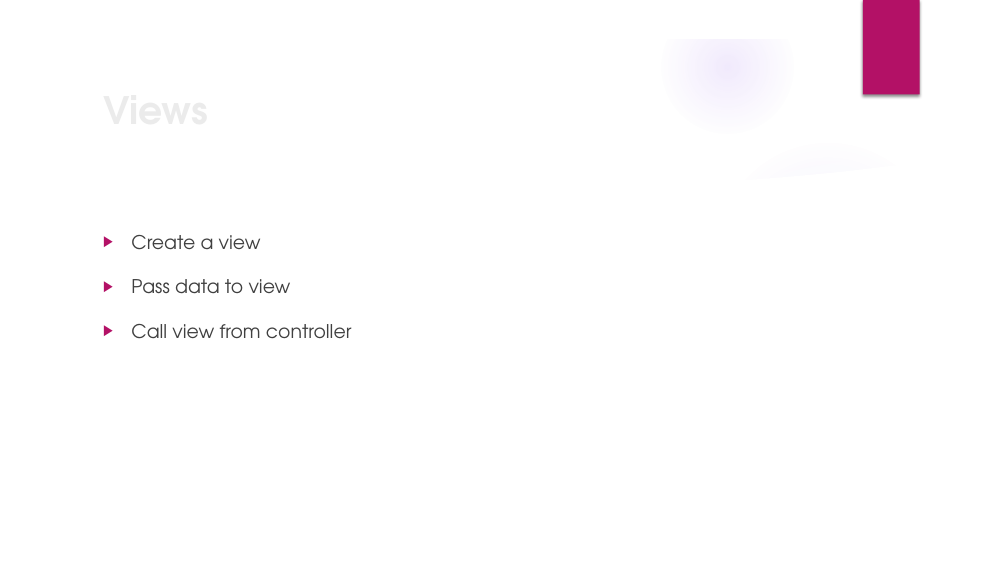
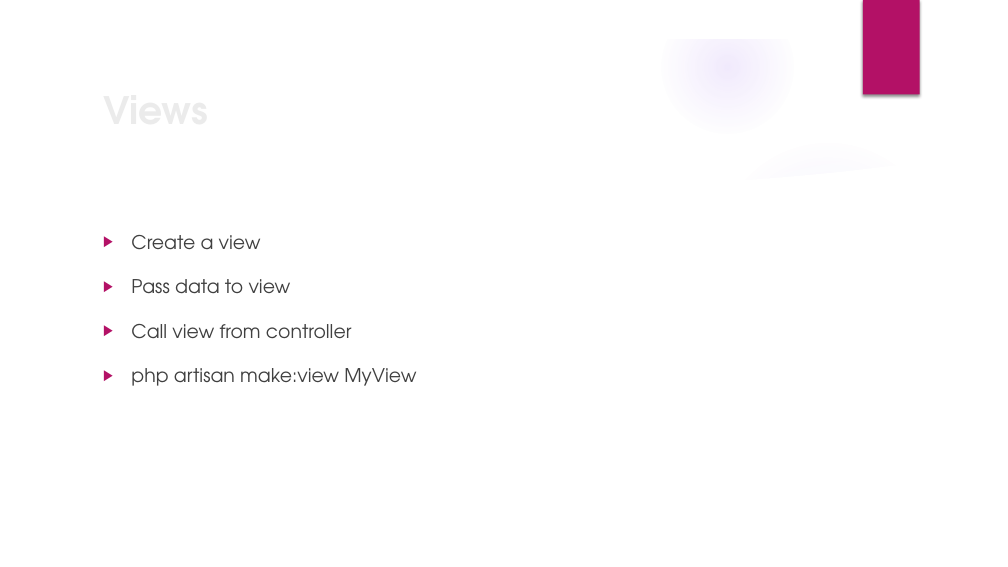
Before and after one commit to amskz401/Web-Batch-01-PNY, a slide deck: slide 8 of Muhammad Farhan (Laravel).pptx. Drawn at 1008x567 pixels with LibreOffice and Linux fonts; fonts in the diff are those of the drawing; background and template pictures are left out. Boxes give left, top, right and bottom in pixels: in the first picture for what was removed or moved away, otherwise in the second. Text is boxed around its words. In the diff, an @@ line names an element or a change of style, - is before the commit and + after.

```diff
--- a/Muhammad Farhan (Laravel).pptx
+++ b/Muhammad Farhan (Laravel).pptx
@@ text at [131, 368, 416, 386]: paragraph added @@
+▶ php artisan make:view MyView
```
Also in this commit, not shown: 2 other slides changed.
